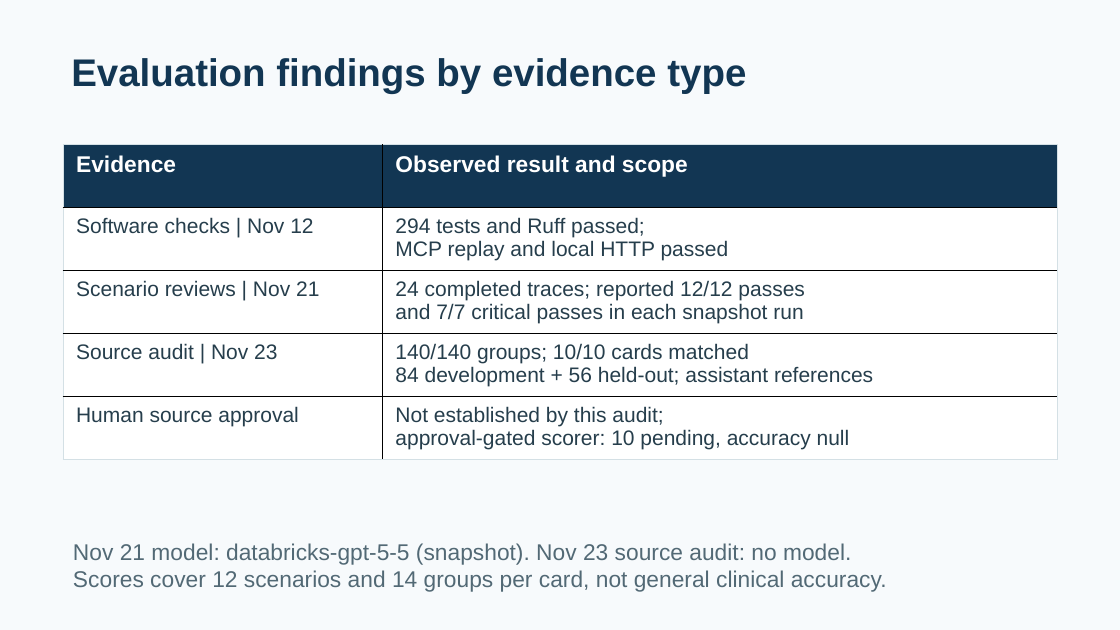
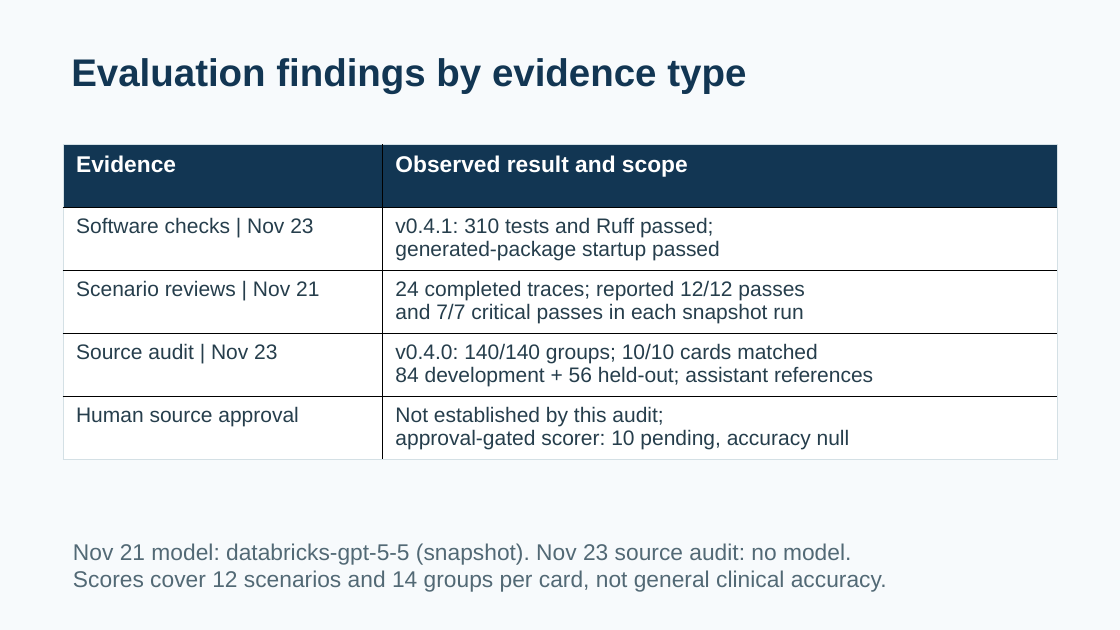
Before and after one commit to imtiaz-cdc/T2D-compass, a slide deck: slide 7 of deliverables/2026-11-23/03-T2D-Compass-Slides.pptx. Drawn at 1120x630 pixels with LibreOffice and Linux fonts; fonts in the diff are those of the drawing. Boxes give left, top, right and bottom in pixels: in the first picture for what was removed or moved away, otherwise in the second. Text is boxed around its words. In the diff, an @@ line names an element or a change of style, - is before the commit and + after.

```diff
--- a/deliverables/2026-11-23/03-T2D-Compass-Slides.pptx
+++ b/deliverables/2026-11-23/03-T2D-Compass-Slides.pptx
@@ table at box(63, 145, 1057, 460) @@
-row 2, column 1: Software checks | Nov 12
+row 2, column 1: Software checks | Nov 23
-row 2, column 2: 294 tests and Ruff passed; / MCP replay and local HTTP passed
+row 2, column 2: v0.4.1: 310 tests and Ruff passed; / generated-package startup passed
-row 4, column 2: 140/140 groups; 10/10 cards matched / 84 development + 56 held-out; assistant references
+row 4, column 2: v0.4.0: 140/140 groups; 10/10 cards matched / 84 development + 56 held-out; assistant references
```
Also in this commit, not shown: 3 other slides changed, 28 other files.
